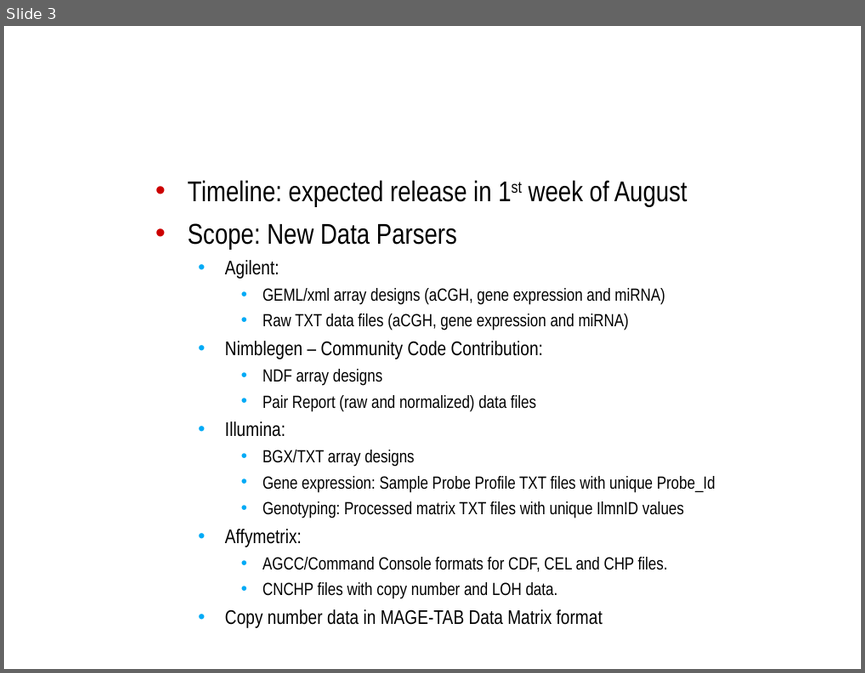
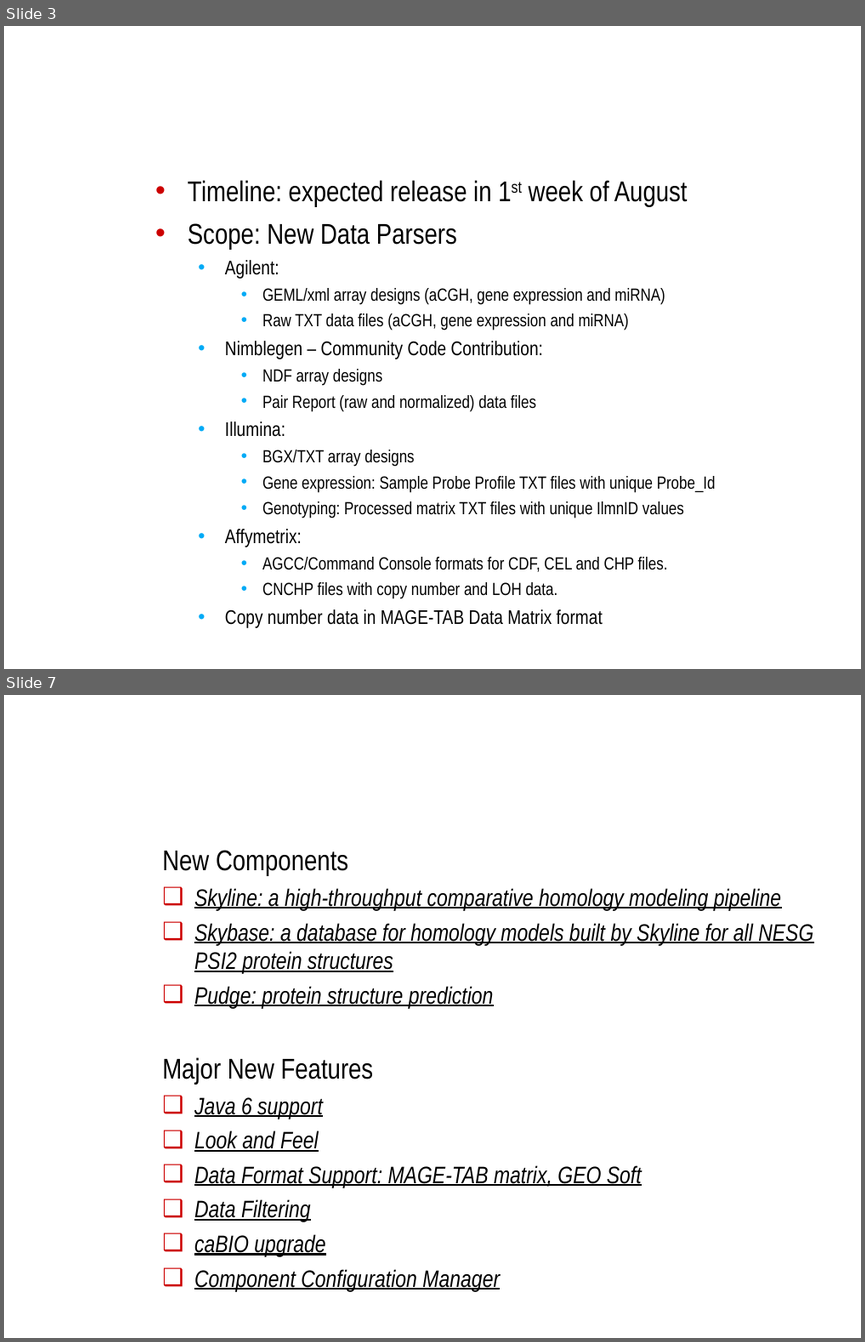
Before and after one commit to NCIP/caarray-docs, a slide deck: project_management/open_meetings/caArray User Community Meeting 2010.06.02.ppt. Shown one above the other, each under a label of ours: slide 3 before the commit, slides 3 and 7 after it; the slides between them are not shown. The pictures are 865x673 and 865x1342 pixels, drawn with LibreOffice and Linux fonts; fonts in the diff are those of the drawing; background and template pictures are left out. Boxes give left, top, right and bottom in pixels: in the first picture for what was removed or moved away, otherwise in the second. Text is boxed around its words. In the diff, an @@ line names an element or a change of style, - is before the commit and + after.

```diff
--- a/project_management/open_meetings/caArray User Community Meeting 2010.06.02.ppt
+++ b/project_management/open_meetings/caArray User Community Meeting 2010.06.02.ppt
@@ slide 7 added at <box>4,695,861,1338</box>, background picture (left out) @@
@@ title added at <box>154,695,846,823</box>, 32 pt, text #FFFFFF, bold @@
+New Features in geWorkbench 2.0
@@ text added at <box>162,850,813,1291</box>, 20 pt, text #000000, italic, underline @@
+New Components
+❑ Skyline: a high-throughput comparative homology modeling pipeline
+❑ Skybase: a database for homology models built by Skyline for all NESG PSI2 protein structures
+❑ Pudge: protein structure prediction
+Major New Features
+❑ Java 6 support
+❑ Look and Feel
+❑ Data Format Support: MAGE-TAB matrix, GEO Soft
+❑ Data Filtering
+❑ caBIO upgrade
+❑ Component Configuration Manager
```
Also in this commit, not shown: 6 other slides added, 1 slide removed.
